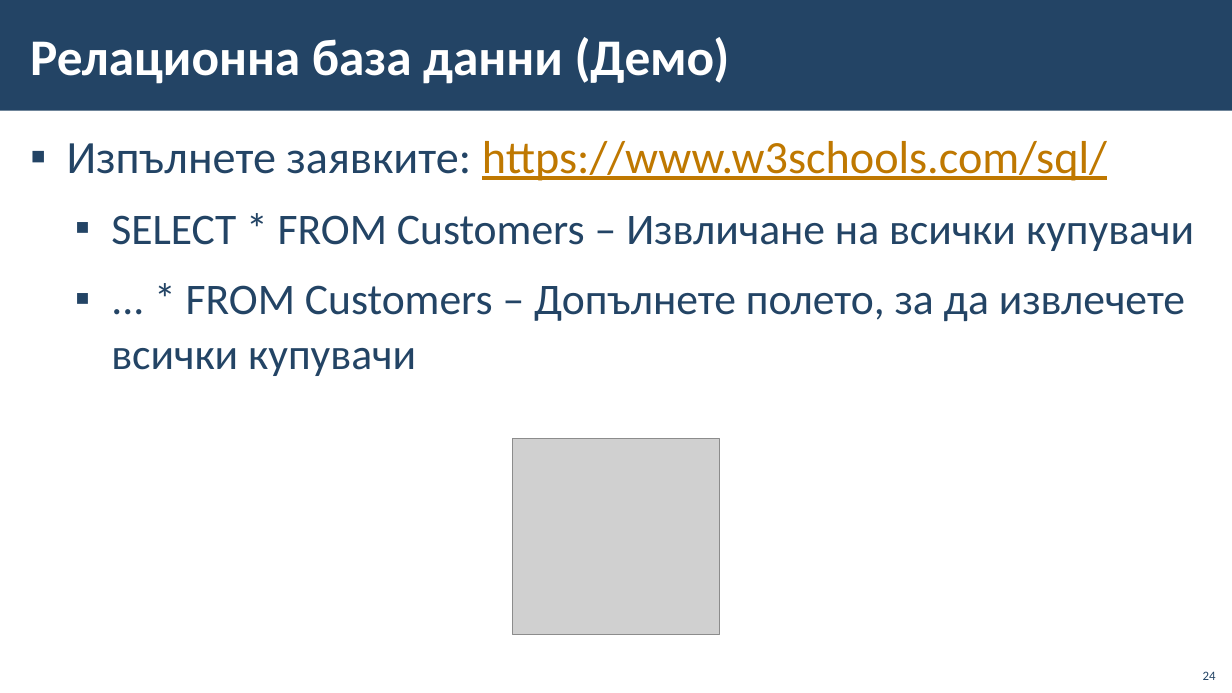
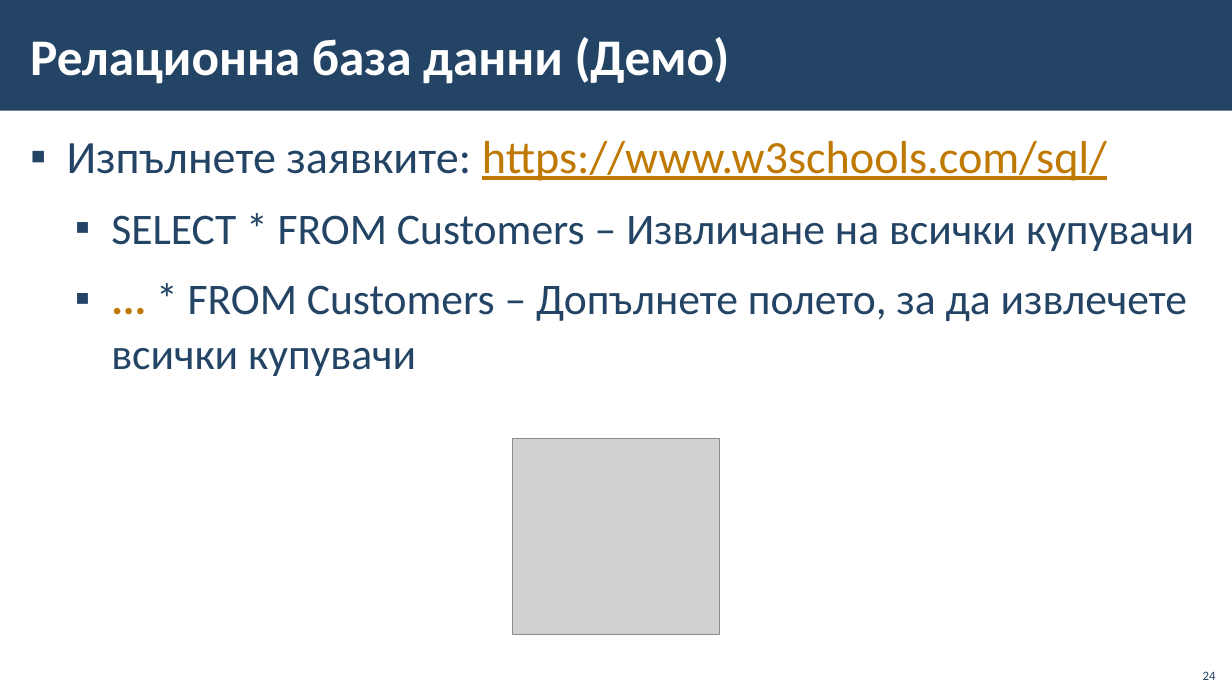
Before and after one commit to BG-IT-Edu/School-Programming, a slide deck: slide 24 of Courses/Software-Sciences/Module-3-Databases-New/02-DBMS/02-DBMS.pptx. Drawn at 1232x693 pixels with LibreOffice and Linux fonts; fonts in the diff are those of the drawing; grey boxes stand for pictures; background and template pictures are left out. Boxes give left, top, right and bottom in pixels: in the first picture for what was removed or moved away, otherwise in the second. Text is boxed around its words. In the diff, an @@ line names an element or a change of style, - is before the commit and + after.

Commit message:
Fixing slides for DBMS

```diff
--- a/Courses/Software-Sciences/Module-3-Databases-New/02-DBMS/02-DBMS.pptx
+++ b/Courses/Software-Sciences/Module-3-Databases-New/02-DBMS/02-DBMS.pptx
@@ text at (x1=111, y1=285, x2=1187, y2=376): text colour #234465 to #BF7800, bold on in "..." @@
```
